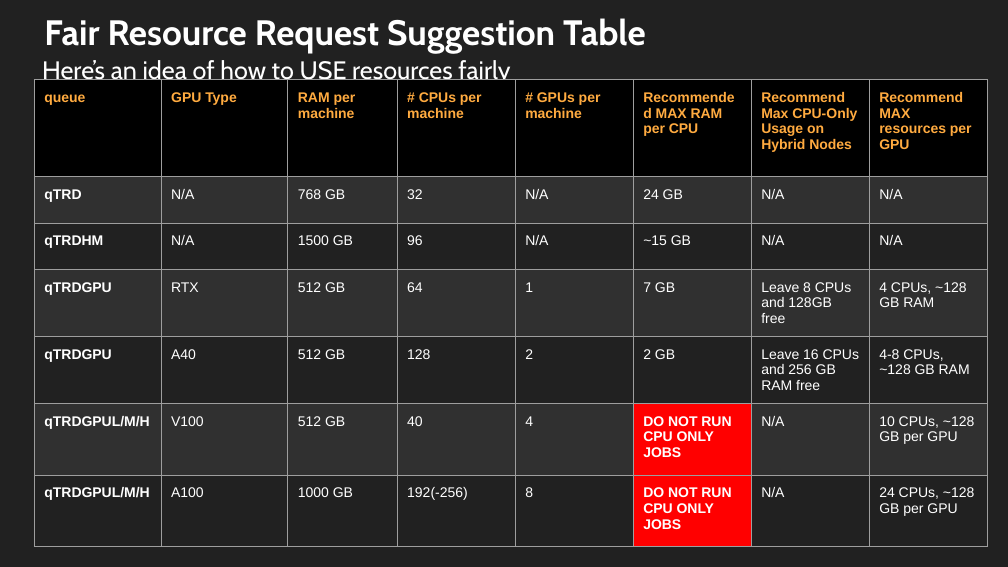
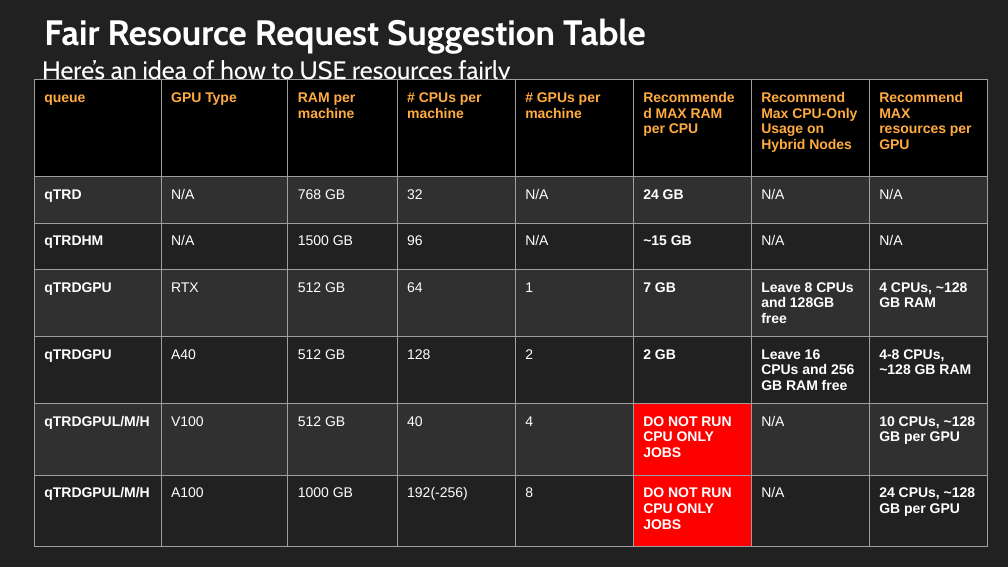
Before and after one commit to trendscenter/ClusterWorkshop, a slide deck: slide 37 of Cluster_Introduction.pptx (slide 36 before the commit). Drawn at 1008x567 pixels with LibreOffice and Linux fonts; fonts in the diff are those of the drawing. Boxes give left, top, right and bottom in pixels: in the first picture for what was removed or moved away, otherwise in the second. Text is boxed around its words. In the diff, an @@ line names an element or a change of style, - is before the commit and + after.

```diff
--- a/Cluster_Introduction.pptx
+++ b/Cluster_Introduction.pptx
@@ table at (x1=34, y1=80, x2=987, y2=533) @@
@@ bold on in "24 GB", "~15 GB", "7 GB", "Leave 8 CPUs and 128GB free" and 6 more places @@
```
Also in this commit, not shown: 1 other slide changed, 2 slides added, 1 slide removed, 1 other file.
